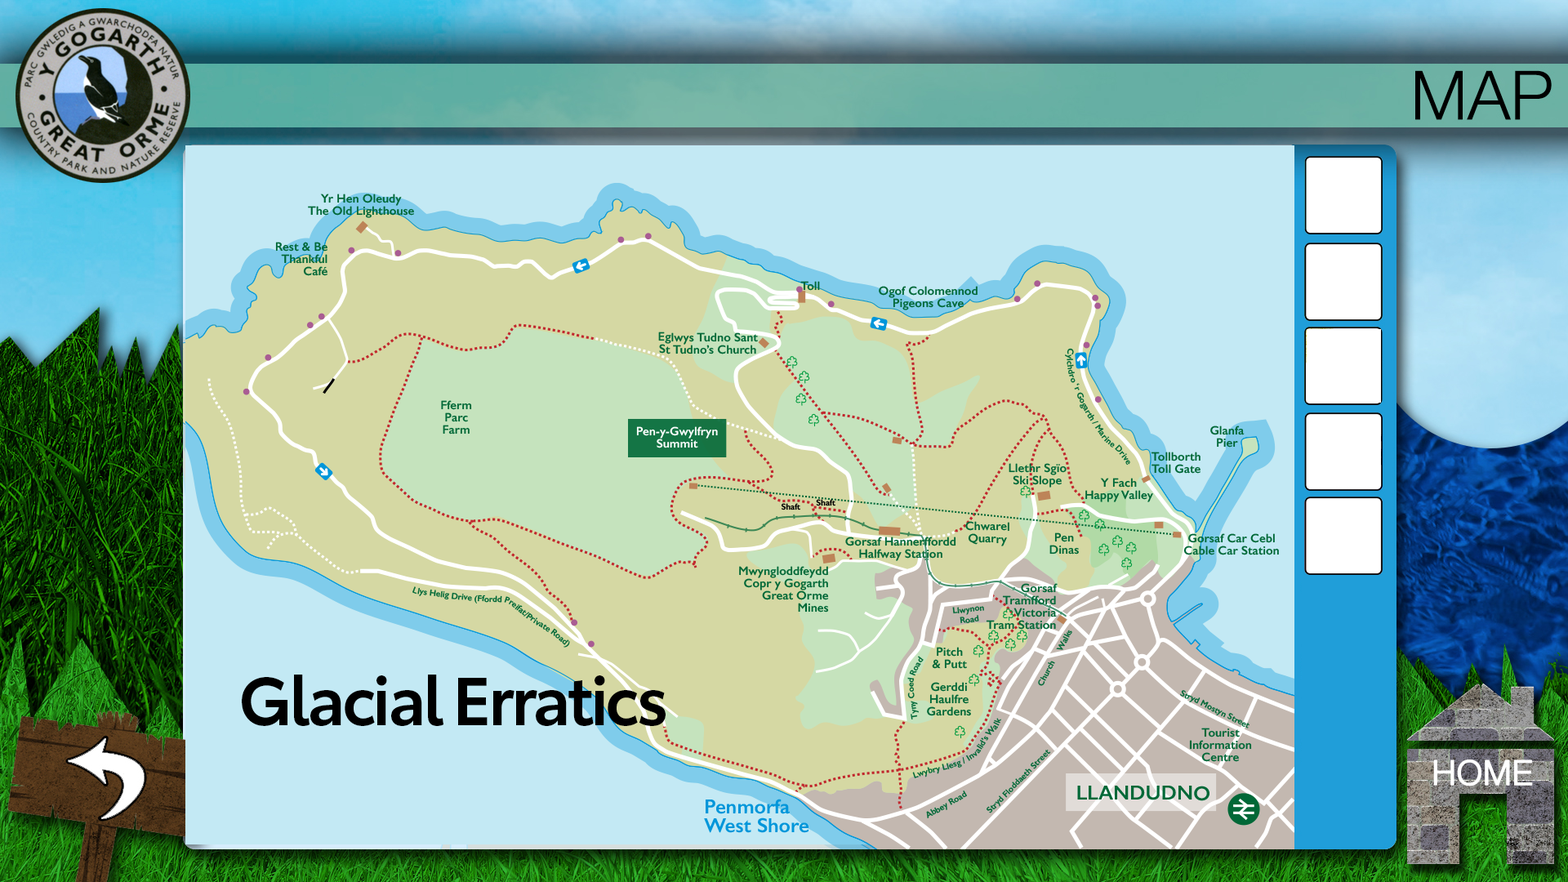
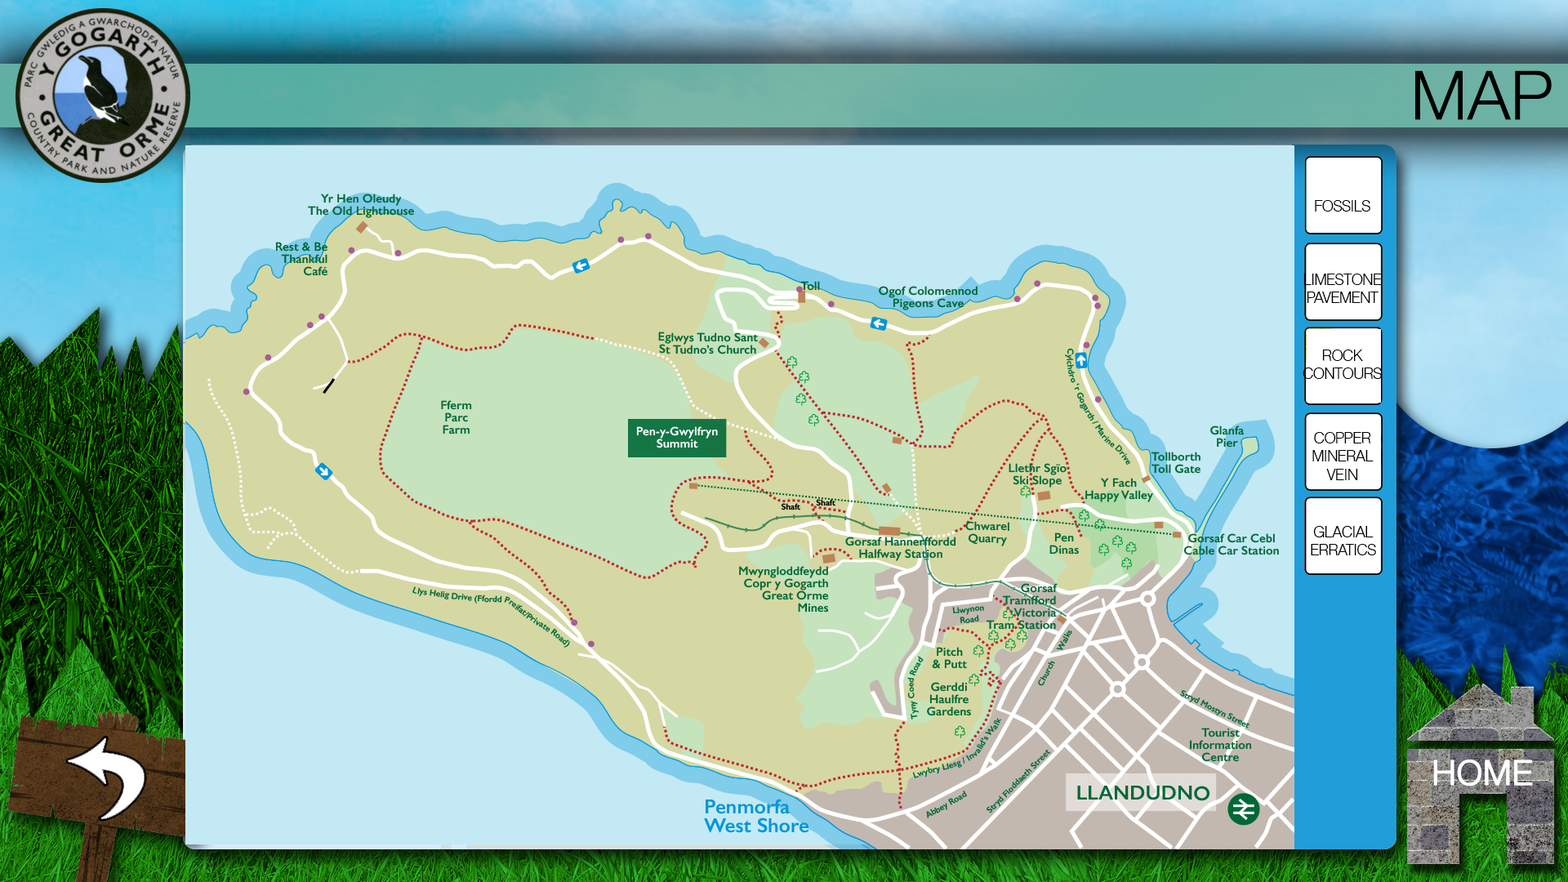
Before/after of a 1568x882 layered artwork. What changed in the layer stack:
added group "Group 1" with 5 layers above "1 - Fossils found in Bishop’s Quarry:" over <box>1302,200,1382,556</box>
added layer "1 - A stone age burial chamber copy 12" in group "Group 1" over <box>1310,525,1377,556</box>
added layer "1 - A stone age burial chamber copy 11" in group "Group 1" over <box>1312,432,1374,481</box>
added layer "1 - A stone age burial chamber copy 10" in group "Group 1" over <box>1302,349,1381,379</box>
added layer "1 - A stone age burial chamber copy 9" in group "Group 1" over <box>1303,273,1382,303</box>
added layer "1 - A stone age burial chamber copy 8" in group "Group 1" over <box>1314,200,1371,212</box>
hid "5 - Glacial Erratics:" over <box>241,674,666,727</box>